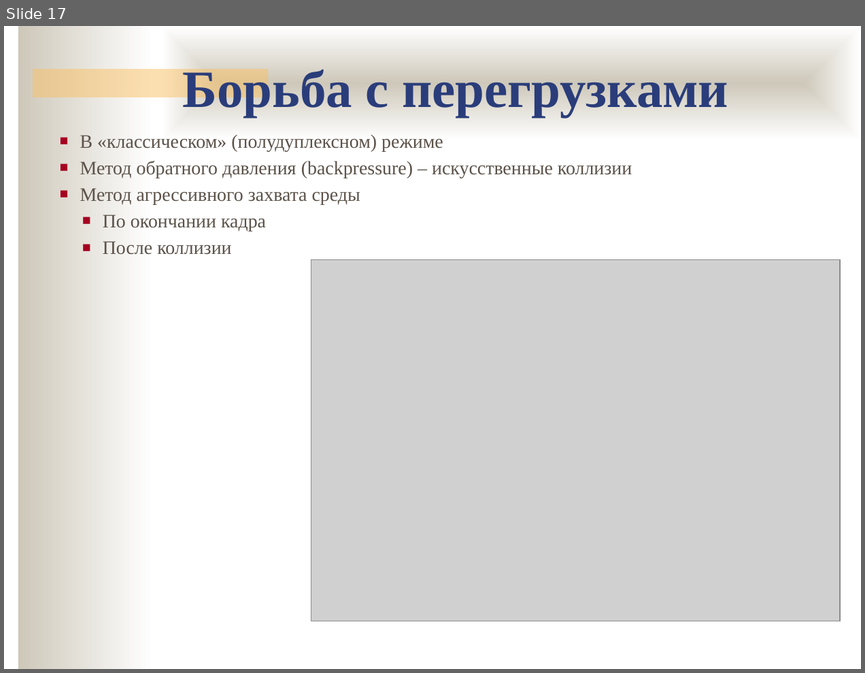
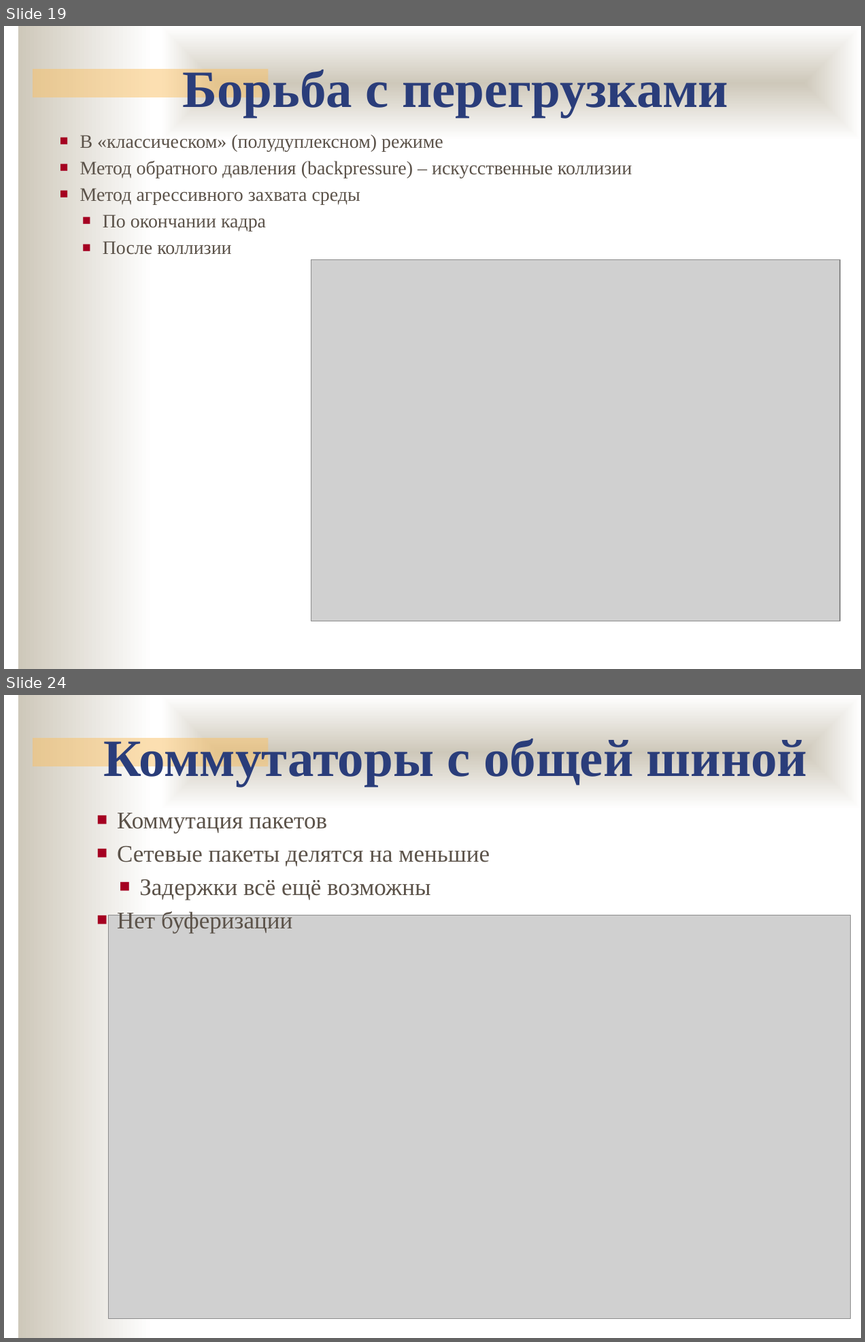
Before and after one commit to ukoloff/nets, a slide deck: 07.pptx. Shown one above the other, each under a label of ours: slide 17 before the commit, slides 19 and 24 after it; the slides between them are not shown. The pictures are 865x673 and 865x1342 pixels, drawn with LibreOffice and Linux fonts; fonts in the diff are those of the drawing; grey boxes stand for pictures; background and template pictures are left out. Boxes give left, top, right and bottom in pixels: in the first picture for what was removed or moved away, otherwise in the second. Text is boxed around its words. In the diff, an @@ line names an element or a change of style, - is before the commit and + after.

```diff
--- a/07.pptx
+++ b/07.pptx
@@ slide 24 added at [4,695,861,1338], background #FFFFFF; not listed: 3 template elements that a slide beside it also shows @@
@@ text added at [103,734,808,785], 44 pt, text #2A3D7A, bold @@
+Коммутаторы с общей шиной
@@ text added at [117,813,490,933], 20 pt, text #5B5249 @@
+■ Коммутация пакетов
+■ Сетевые пакеты делятся на меньшие
+  ■ Задержки всё ещё возможны
+■ Нет буферизации
@@ picture added at [109,915,851,1318] @@
@@ what was slide 17 is now slide 19 @@
```
Also in this commit, not shown: 1 slide changed, 11 other slides added.
